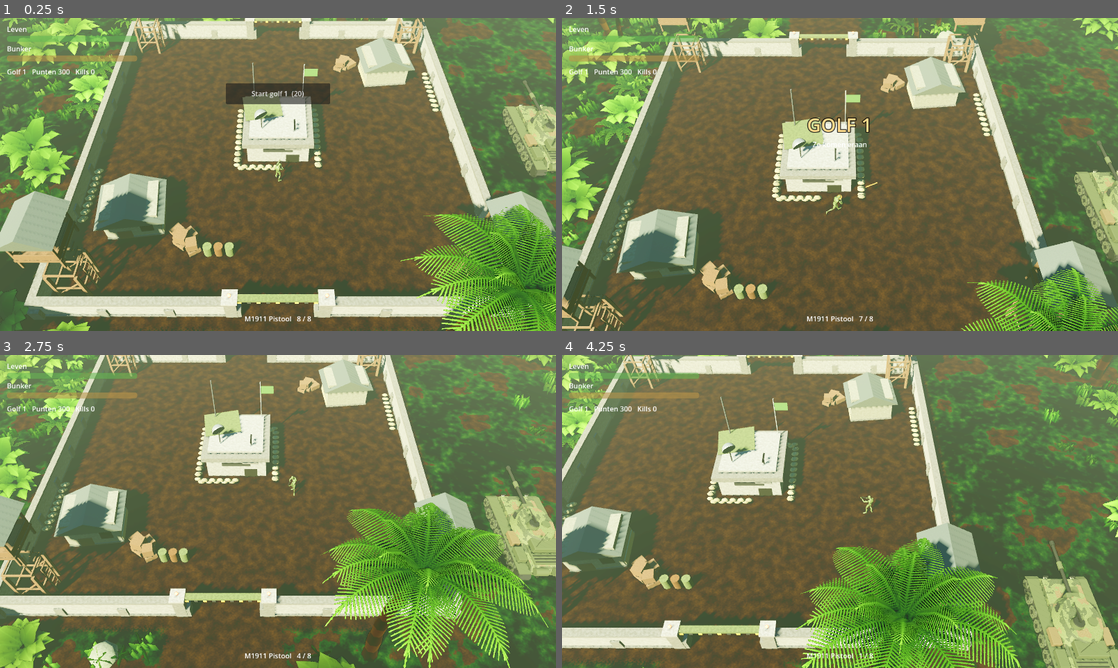
Above: before the commit, frames 1-4 (two rows, left to right).
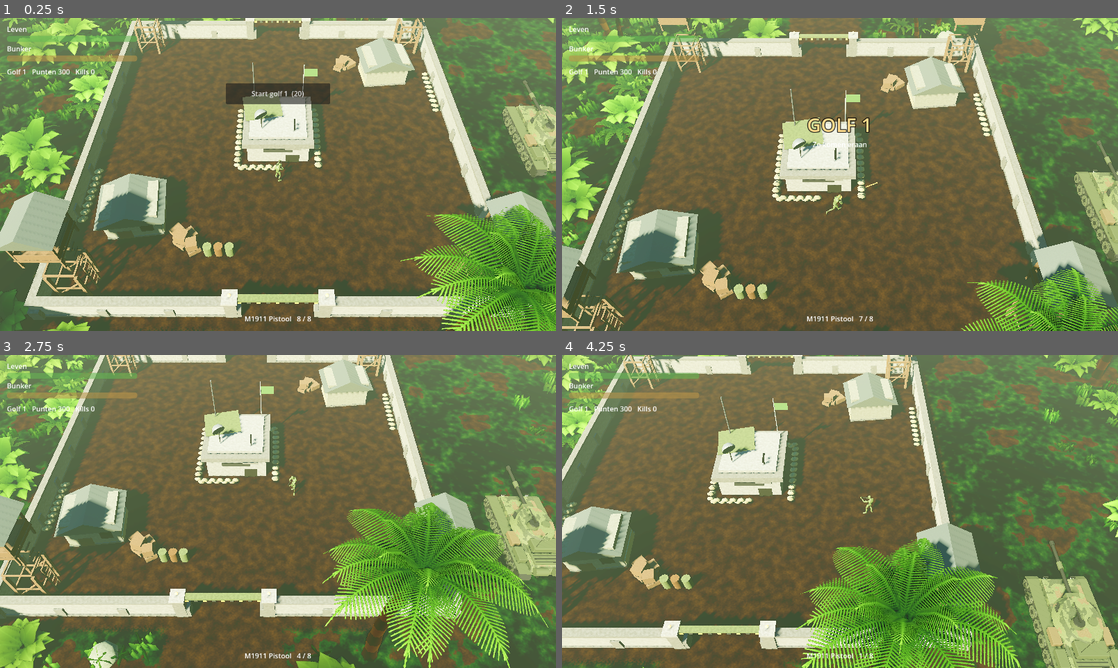
Above: after the commit, the same moments.

Repository: boodschappenmaatje/Bloedjungle-godot
Game: Godot game, scene res://scenes/main.tscn
Two runs of this game, one before a commit and one after it. Both use one fixed random seed, a clock stepped at 60 frames per second and the inputs below.
Inputs (mouse positions are in pixels of both pictures, inside the frame that each line leads up to):
- Up to frame 1 (0.25 s): no input
- Up to frame 2 (1.5 s): click "Start golf 1 (20)" at 0.5 s; move the mouse to (962, 158) at 1.27 s; hold D from 1.28 s (still down); click (962, 158) at 1.42 s
- Up to frame 3 (2.75 s): release D at 2 s; drag from (166, 527) to (250, 574) at 2.02 s
- Up to frame 4 (4.25 s): move the mouse to (895, 442) at 2.77 s; hold D 2.78-3.5 s; drag from (812, 574) to (673, 464) at 3.52 s

The runs differ from the first frame. In frame 1, 1.6% of the frame differs, in the area x 0-100%, y 0-100%; in frame 2, 1.3%; in frame 3, 1.2%; in frame 4, 1.2%.

Commit message:
Bewaar werkende Godot 4.7 instellingen

Diff:
--- a/project.godot
+++ b/project.godot
@@ -29,6 +29,7 @@
 window/size/viewport_width=1280
 window/size/viewport_height=720
 window/handheld/orientation=4
+window/vsync/vsync_mode=0
 
 [layer_names]
 
@@ -43,7 +44,6 @@
 
 renderer/rendering_method="mobile"
 textures/vram_compression/import_etc2_astc=true
-anti_aliasing/quality/msaa_3d=1
 
 [xogot]
 
--- a/scenes/main.tscn
+++ b/scenes/main.tscn
@@ -1,32 +1,32 @@
-[gd_scene load_steps=8 format=3]
+[gd_scene format=3 uid="uid://dhton27a5v3cw"]
 
-[ext_resource type="Script" path="res://scripts/main.gd" id="1"]
-[ext_resource type="Script" path="res://scripts/level.gd" id="2"]
+[ext_resource type="Script" uid="uid://b2eeuy8qdqmd3" path="res://scripts/main.gd" id="1"]
+[ext_resource type="Script" uid="uid://cxux5teuiqcaq" path="res://scripts/level.gd" id="2"]
 [ext_resource type="PackedScene" path="res://scenes/player.tscn" id="3"]
-[ext_resource type="Script" path="res://scripts/camera_rig.gd" id="4"]
+[ext_resource type="Script" uid="uid://1lfqvsb2oerb" path="res://scripts/camera_rig.gd" id="4"]
 [ext_resource type="PackedScene" path="res://scenes/hud.tscn" id="5"]
-[ext_resource type="Script" path="res://scripts/atmosphere.gd" id="6"]
+[ext_resource type="Script" uid="uid://bdw2av47wt1pe" path="res://scripts/atmosphere.gd" id="6"]
 [ext_resource type="PackedScene" path="res://scenes/tank.tscn" id="7"]
 
-[node name="Main" type="Node3D"]
+[node name="Main" type="Node3D" unique_id=2098459922]
 script = ExtResource("1")
 
-[node name="Atmosphere" type="Node3D" parent="."]
+[node name="Atmosphere" type="Node3D" parent="." unique_id=685826543]
 script = ExtResource("6")
 
-[node name="Level" type="Node3D" parent="."]
+[node name="Level" type="Node3D" parent="." unique_id=341616068]
 script = ExtResource("2")
 
-[node name="Player" parent="." instance=ExtResource("3")]
+[node name="Player" parent="." unique_id=738265523 instance=ExtResource("3")]
 transform = Transform3D(1, 0, 0, 0, 1, 0, 0, 0, 1, 0, 0, 4)
 
-[node name="Tank" parent="." instance=ExtResource("7")]
+[node name="Tank" parent="." unique_id=1360414420 instance=ExtResource("7")]
 transform = Transform3D(1, 0, 0, 0, 1, 0, 0, 0, 1, 20.5, 0, 0)
 
-[node name="Camera" type="Camera3D" parent="."]
+[node name="Camera" type="Camera3D" parent="." unique_id=300563584]
 transform = Transform3D(1, 0, 0, 0, 0.5, 0.866, 0, -0.866, 0.5, 0, 20, 15.5)
 fov = 40.0
 far = 220.0
 script = ExtResource("4")
 
-[node name="Hud" parent="." instance=ExtResource("5")]
+[node name="Hud" parent="." unique_id=594747085 instance=ExtResource("5")]
